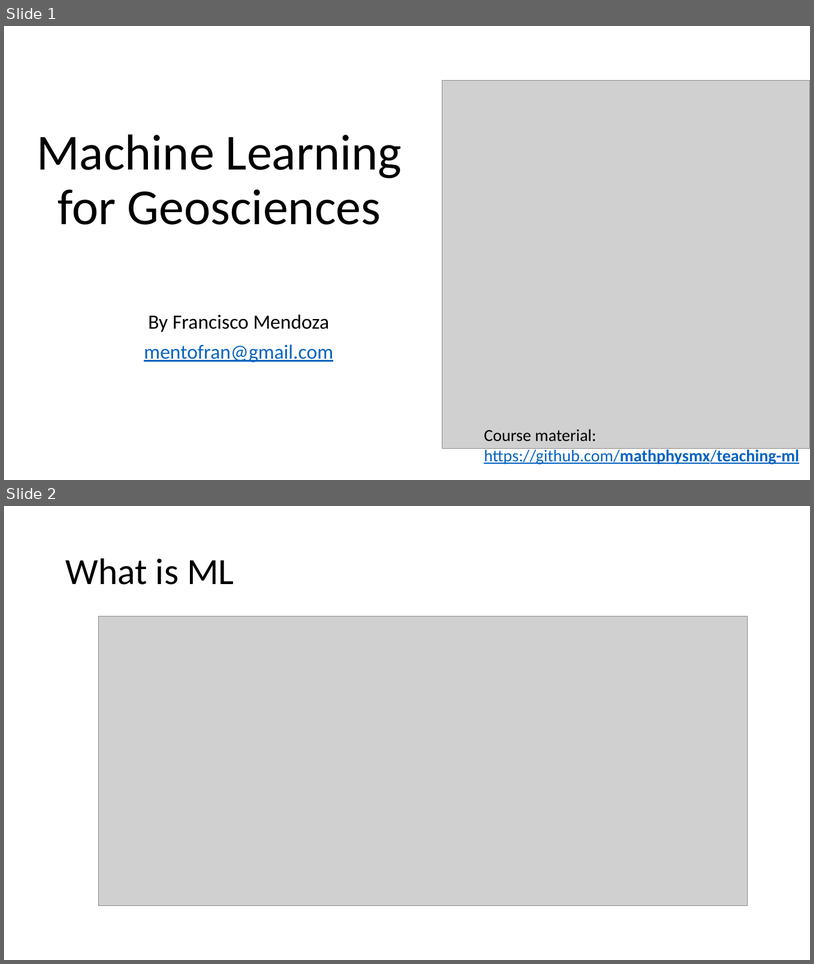
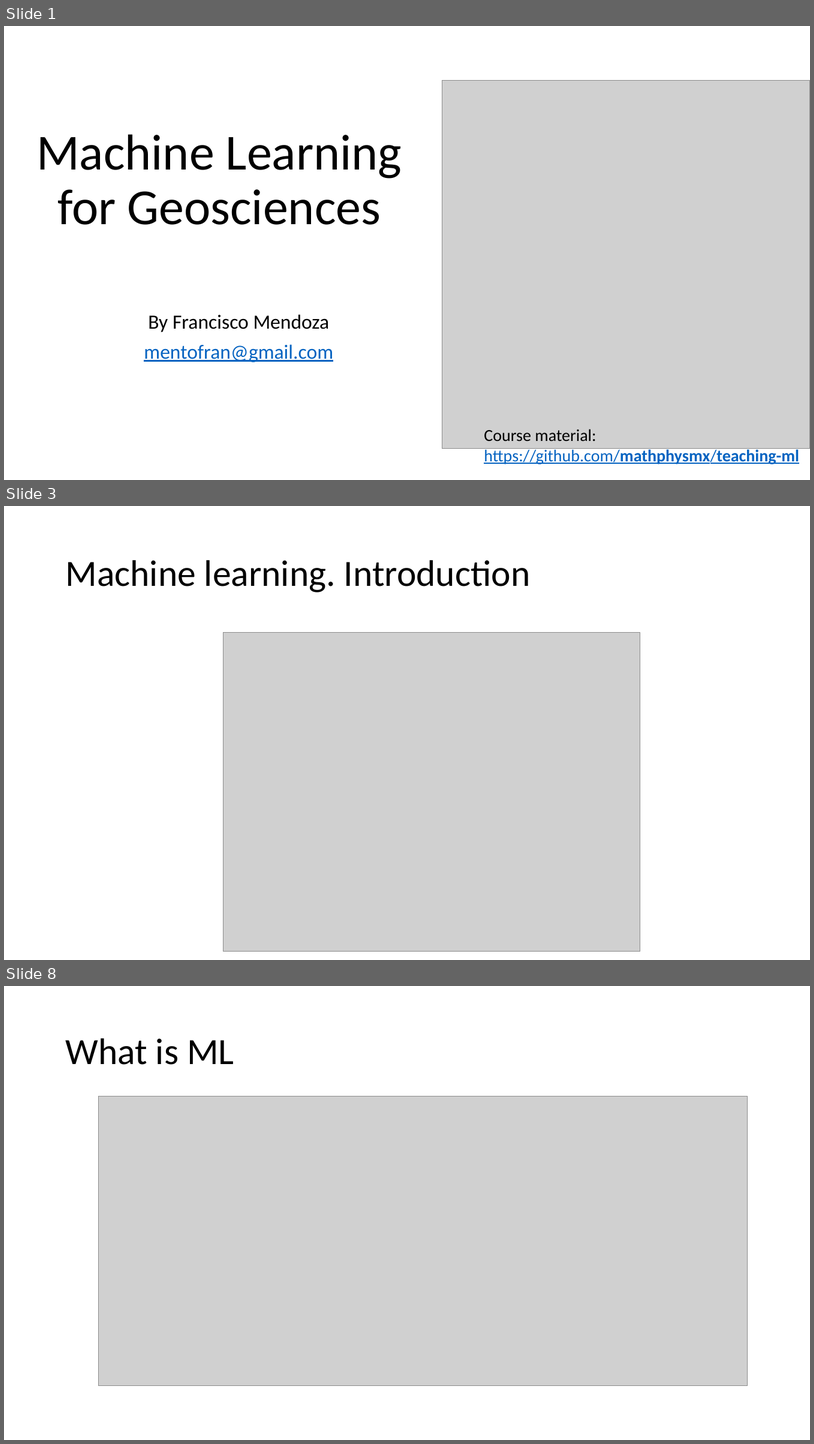
Before and after one commit to mathphysmx/teaching-ml, a slide deck: slides/ML_00.pptx. Shown one above the other, each under a label of ours: slides 1 and 2 before the commit, slides 1, 3 and 8 after it; the slides between them are not shown. The pictures are 814x964 and 814x1444 pixels, drawn with LibreOffice and Linux fonts; fonts in the diff are those of the drawing; grey boxes stand for pictures. Boxes give left, top, right and bottom in pixels: in the first picture for what was removed or moved away, otherwise in the second. Text is boxed around its words. In the diff, an @@ line names an element or a change of style, - is before the commit and + after.

```diff
--- a/slides/ML_00.pptx
+++ b/slides/ML_00.pptx
@@ slide 3 added at [4,506,810,960], background #FFFFFF @@
@@ title added at [65,560,531,592], 44 pt, text #000000 @@
+Machine learning. Introduction
@@ picture added at [223,633,641,951] @@
@@ what was slide 2 is now slide 8 @@
```
Also in this commit, not shown: 3 slides changed, 4 other slides added, 1 slide removed, 3 other files.
